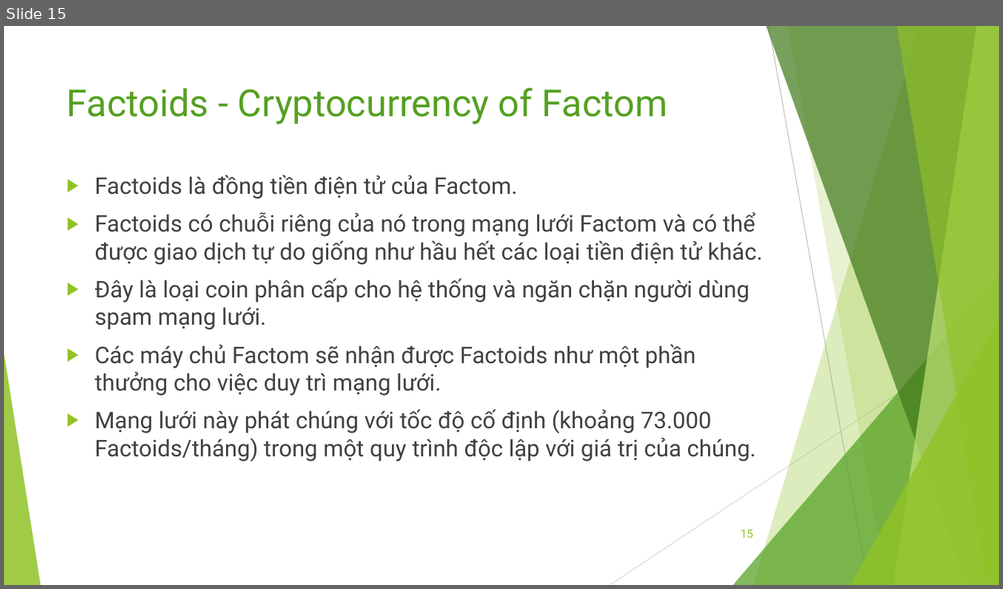
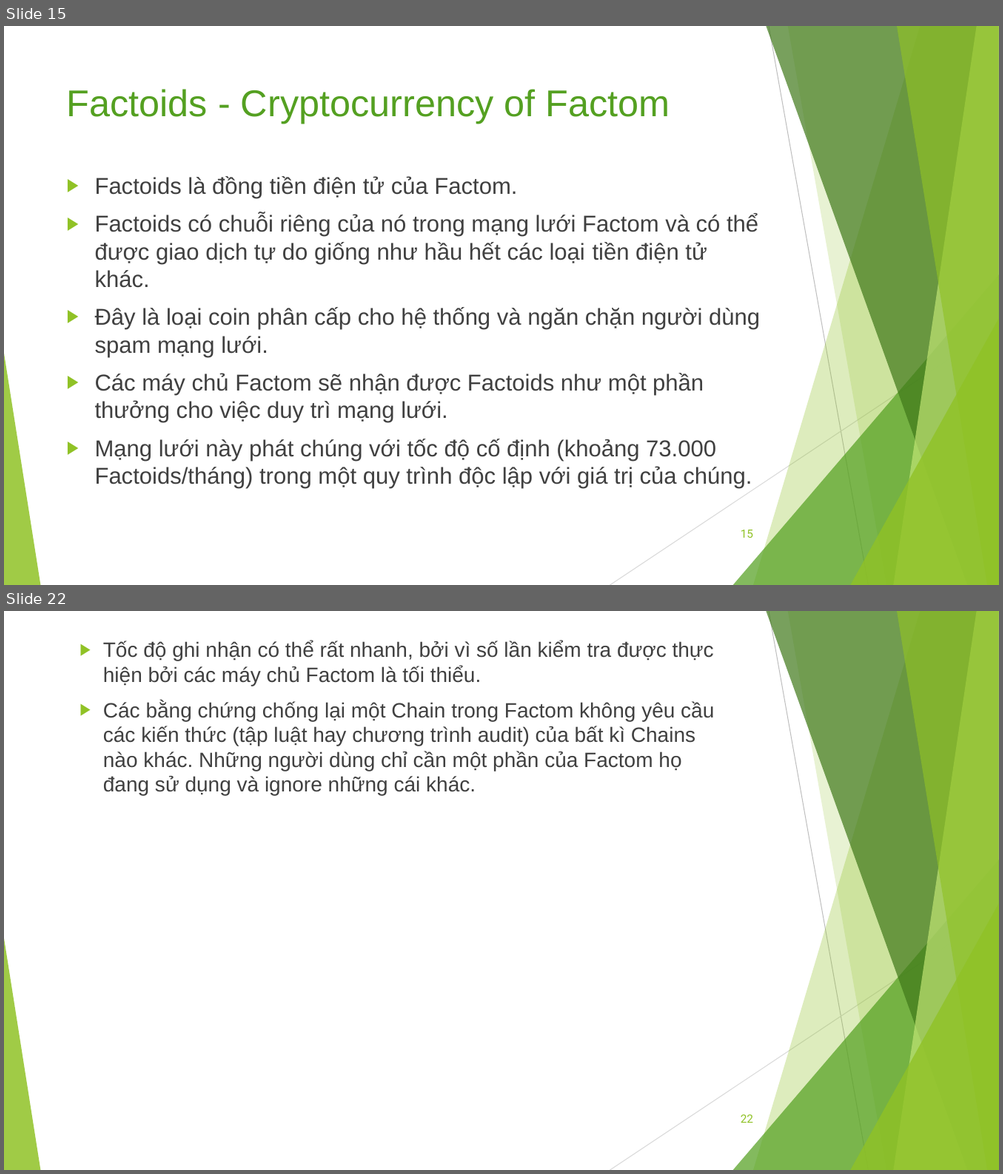
Before and after one commit to bku-blockchain/factom-research, a slide deck: docs/factom.pptx. Shown one above the other, each under a label of ours: slide 15 before the commit, slides 15 and 22 after it; the slides between them are not shown. The pictures are 1003x589 and 1003x1174 pixels, drawn with LibreOffice and Linux fonts; fonts in the diff are those of the drawing. Boxes give left, top, right and bottom in pixels: in the first picture for what was removed or moved away, otherwise in the second. Text is boxed around its words. In the diff, an @@ line names an element or a change of style, - is before the commit and + after.

```diff
--- a/docs/factom.pptx
+++ b/docs/factom.pptx
@@ slide 22 added at (4, 611, 999, 1170), background #FFFFFF; not listed: 10 template elements that a slide beside it also shows @@
@@ text added at (103, 641, 714, 796), 20 pt, text #404040 @@
+  ▶ Tốc độ ghi nhận có thể rất nhanh, bởi vì số lần kiểm tra được thực hiện bởi các máy chủ Factom là tối thiểu.
+  ▶ Các bằng chứng chống lại một Chain trong Factom không yêu cầu các kiến thức (tập luật hay chương trình audit) của bất kì Chains nào khác. Những người dùng chỉ cần một phần của Factom họ đang sử dụng và ignore những cái khác.
@@ page number added at (740, 1115, 753, 1123), 11 pt, text #90C226 @@
+22
@@ slide 15 changed as well @@
@@ title "Factoids - Cryptocurrency of Factom" at (67, 89, 669, 124): font Roboto to Arial @@
@@ text "Factoids là đồng tiền điện ..." at (95, 176, 760, 488): font Roboto to Arial @@
```
Also in this commit, not shown: 14 other slides changed, 16 other slides added, 2 other files.
